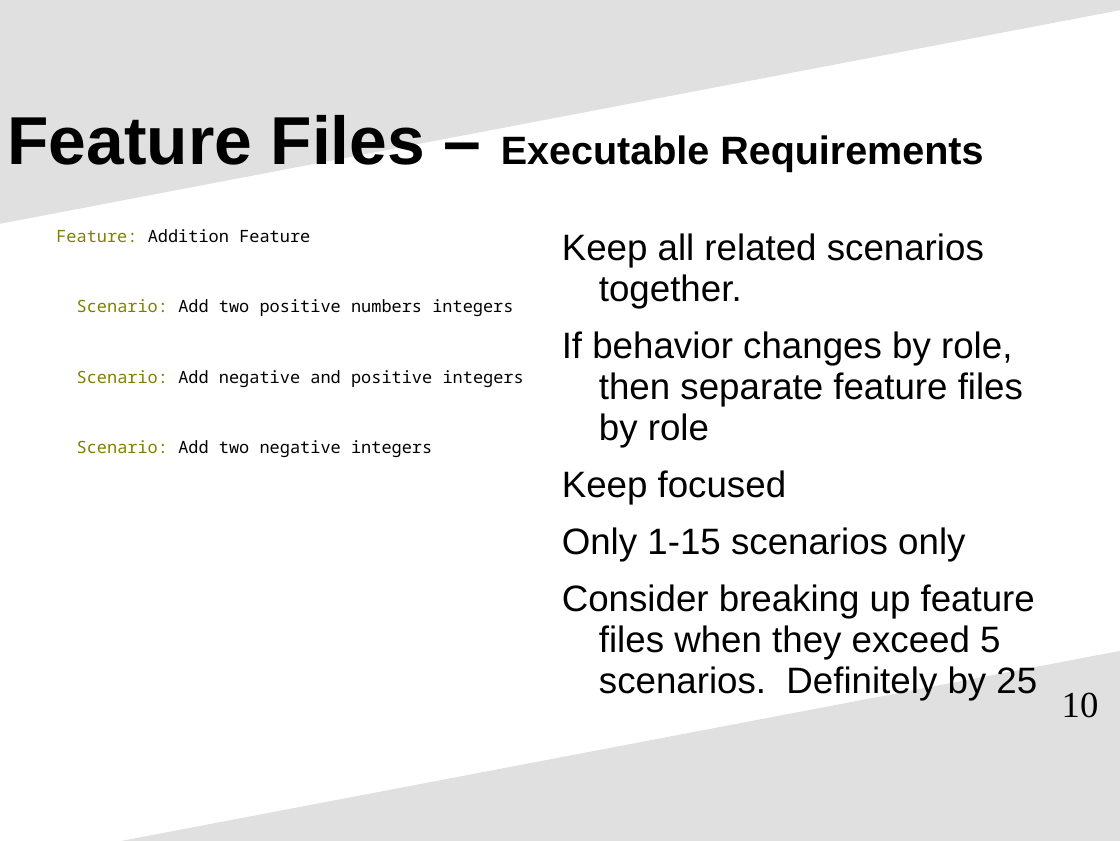
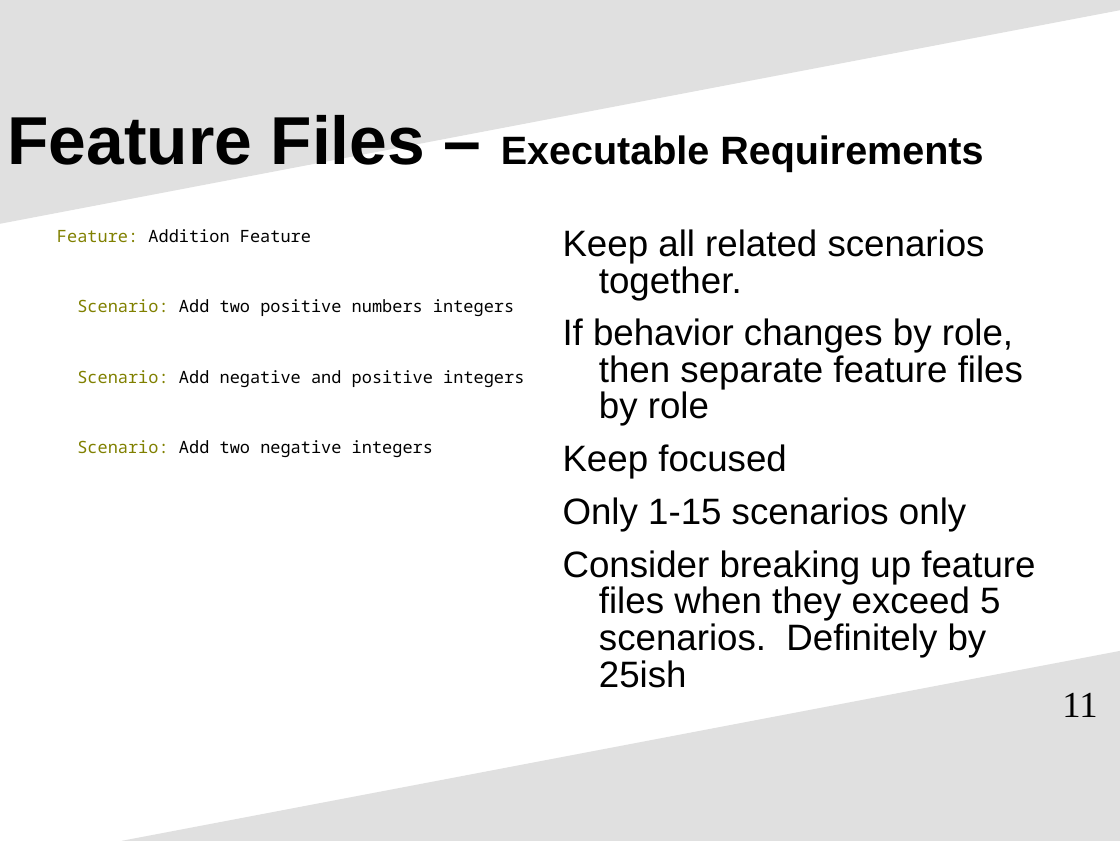
Before and after one commit to pcooke2002/accept_automated_behavior_dd, a slide deck: slide 11 of learning_agile_accept_auto_behavior_dd.ppt (slide 10 before the commit). Drawn at 1120x841 pixels with LibreOffice and Linux fonts; fonts in the diff are those of the drawing. Boxes give left, top, right and bottom in pixels: in the first picture for what was removed or moved away, otherwise in the second. Text is boxed around its words. In the diff, an @@ line names an element or a change of style, - is before the commit and + after.

```diff
--- a/learning_agile_accept_auto_behavior_dd.ppt
+++ b/learning_agile_accept_auto_behavior_dd.ppt
@@ text "Feature: Addition Feature" at box(57, 229, 524, 457): indent changed @@
@@ text at box(563, 229, 1023, 531): line spacing 0.93 to 0.83 @@
@@ text at box(563, 550, 1035, 688): text changed @@
-Consider breaking up feature files when they exceed 5 scenarios. Definitely by 25
+Consider breaking up feature files when they exceed 5 scenarios. Definitely by 25ish
@@ page number at box(1062, 693, 1097, 717): text changed @@
-10
+11
```
Also in this commit, not shown: 9 other slides changed, 13 slides added, 9 slides removed.
